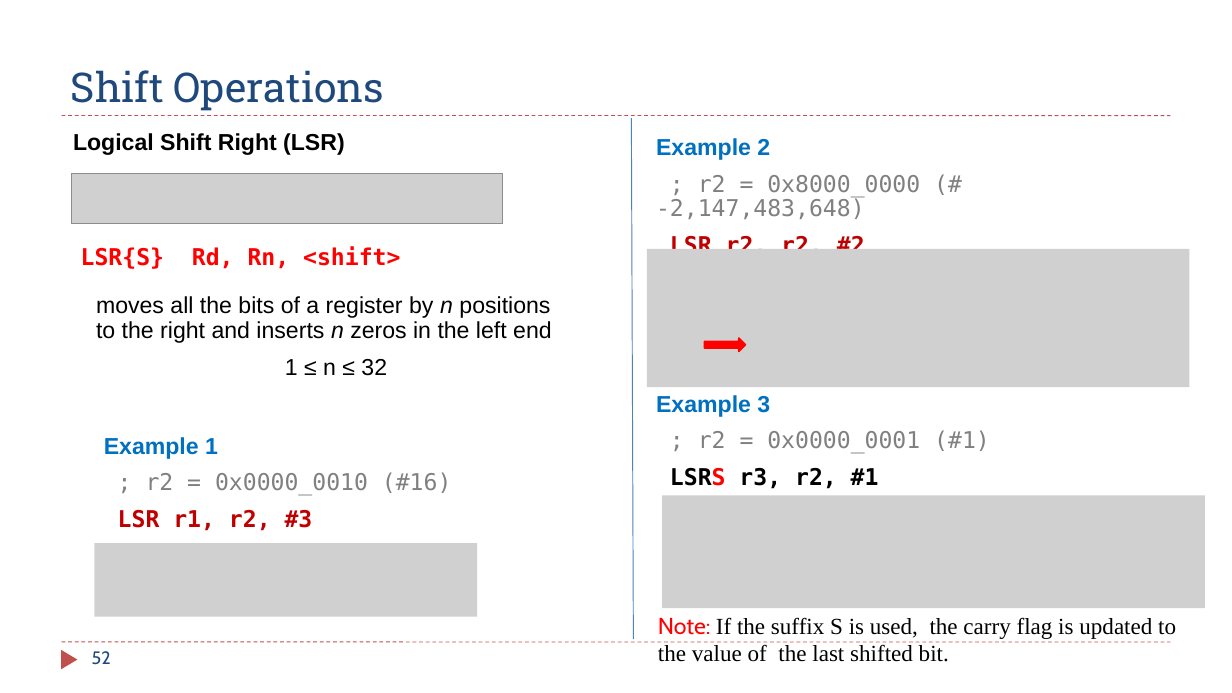
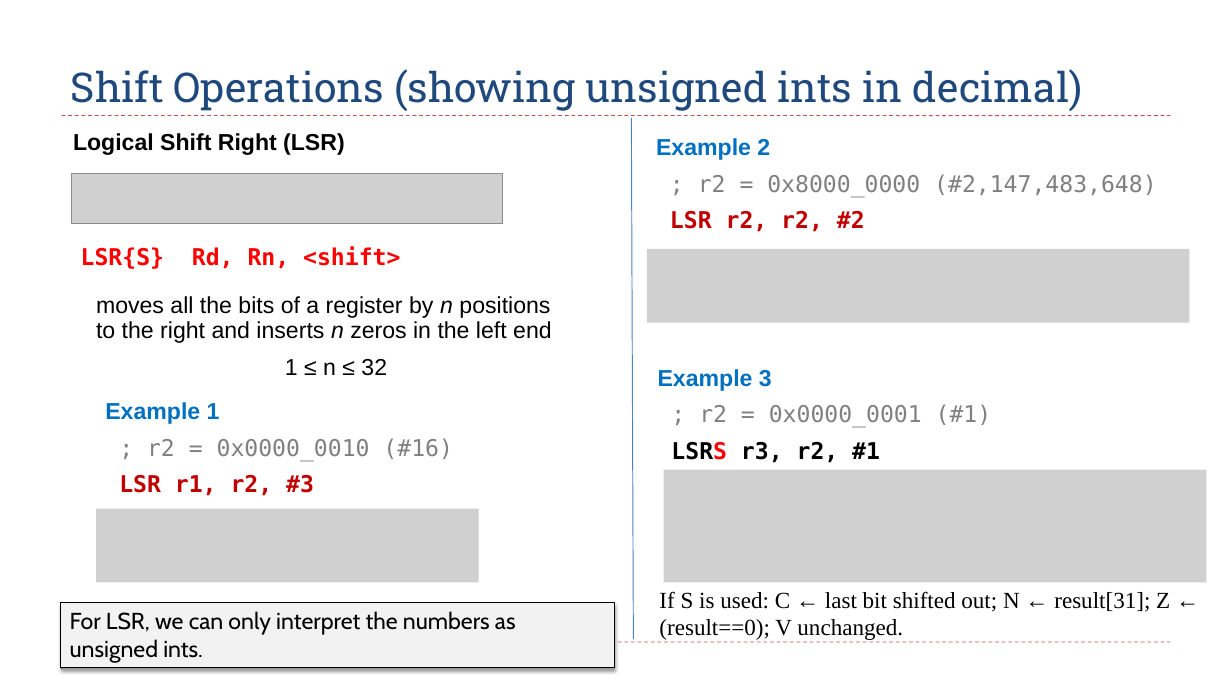
Before and after one commit to guhofstra/CSC111Sp26, a slide deck: slide 52 of PPTs/Ch4_ARM_Arithmetic_Logic.pptx. Drawn at 1232x693 pixels with LibreOffice and Linux fonts; fonts in the diff are those of the drawing; grey boxes stand for pictures. Boxes give left, top, right and bottom in pixels: in the first picture for what was removed or moved away, otherwise in the second. Text is boxed around its words. In the diff, an @@ line names an element or a change of style, - is before the commit and + after.

```diff
--- a/PPTs/Ch4_ARM_Arithmetic_Logic.pptx
+++ b/PPTs/Ch4_ARM_Arithmetic_Logic.pptx
@@ title at (71,69,1082,111): text changed @@
-Shift Operations
+Shift Operations (showing unsigned ints in decimal)
@@ text at (698,174,1156,198): text changed @@
-; r2 = 0x8000_0000 (# -2,147,483,648)
+; r2 = 0x8000_0000 (#2,147,483,648)
@@ picture: place and size @@
-picture at (647,249,1189,386)
+picture at (647,249,1189,323)
@@ right arrow removed at (705,338,746,351) @@
@@ text "Example 3": place and size @@
-text "Example 3" at (656,395,990,489)
+text "Example 3" at (658,369,992,463)
@@ text "Example 1": place and size @@
-text "Example 1" at (104,437,452,531)
+text "Example 1" at (105,402,453,496)
@@ picture: place and size @@
-picture at (663,495,1205,608)
+picture at (664,470,1206,582)
@@ picture: place and size @@
-picture at (94,543,477,617)
+picture at (96,509,479,583)
@@ text at (659,591,1170,640): text changed @@
-Note: If the suffix S is used, the carry flag is updated to the value of the last shifted bit.
+If S is used: C ← last bit shifted out; N ← result[31]; Z ← (result==0); V unchanged.
@@ rectangle added at (60,603,614,668), fill #F2F2F2, outline #000000 0.75 pt, 18 pt, text #000000 @@
+For LSR, we can only interpret the numbers as unsigned ints.
```
Also in this commit, not shown: 12 other slides changed, 1 slide added, 2 other files.
